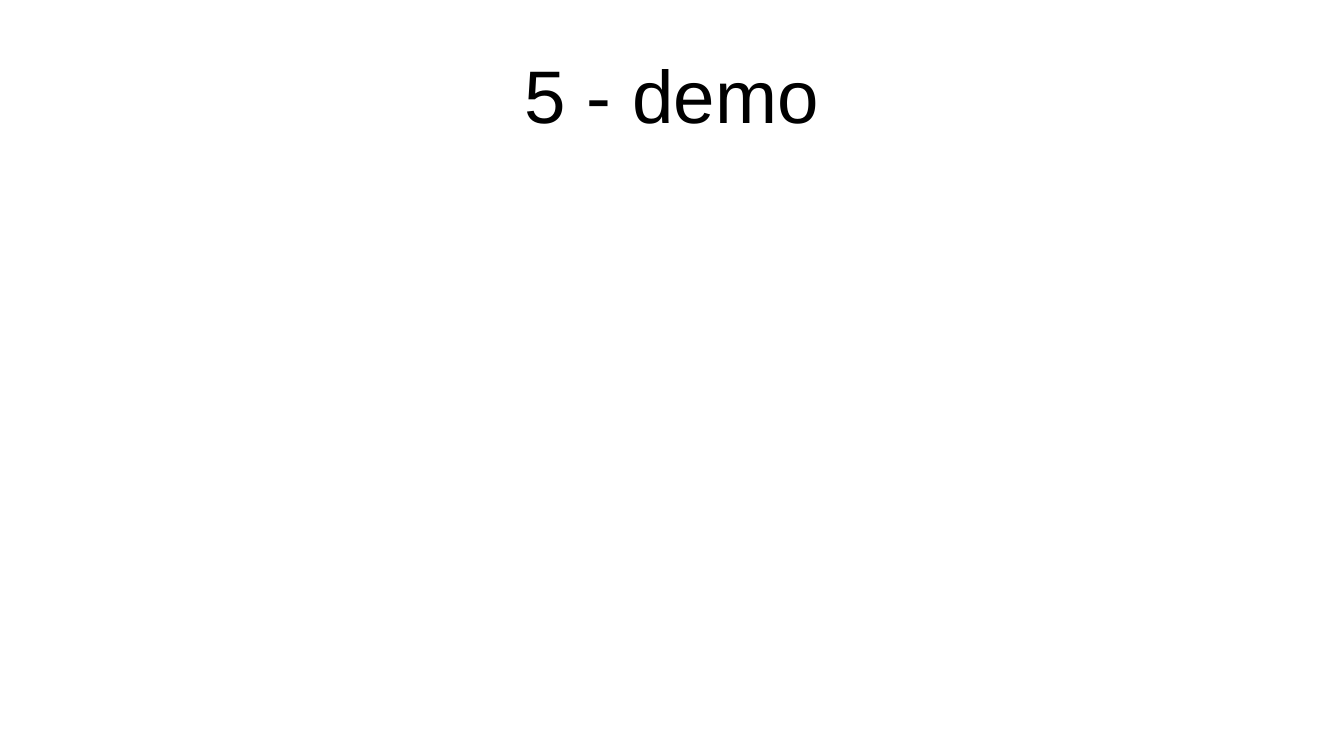
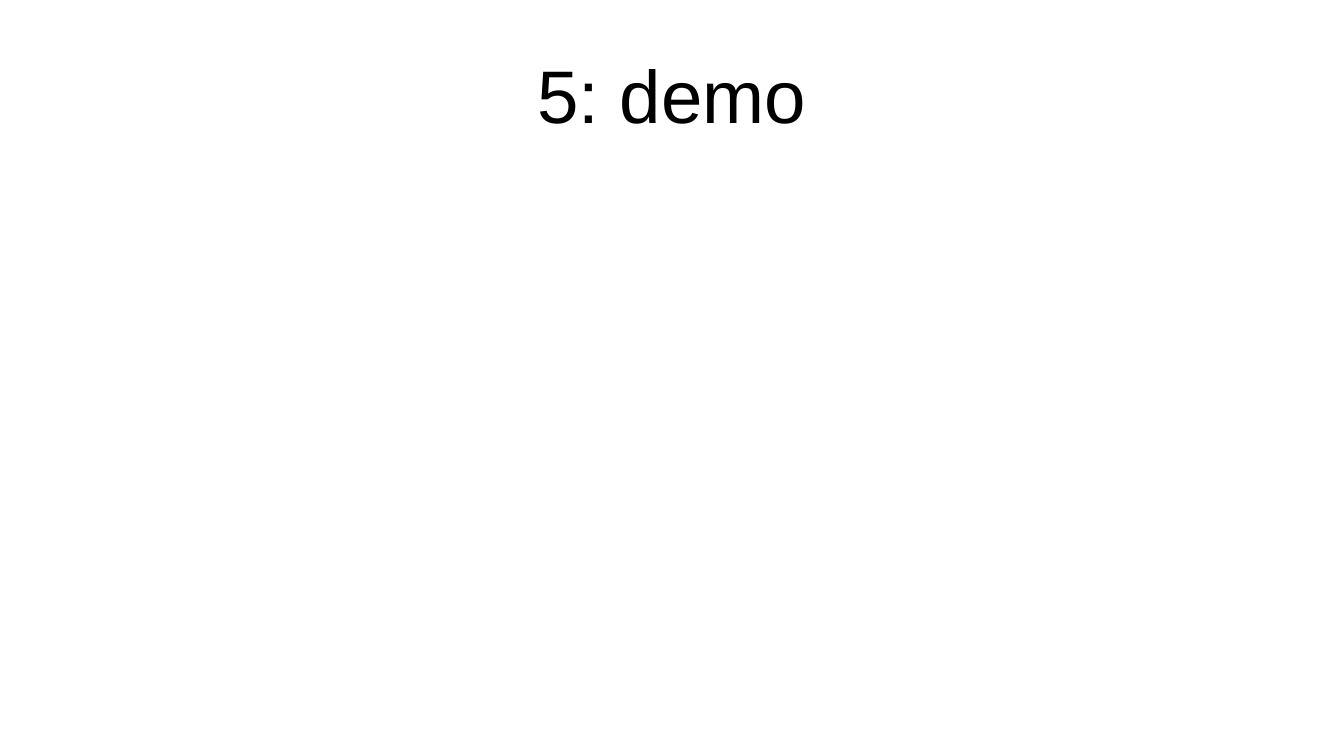
Before and after one commit to franciscod/core, a slide deck: slide 7 of core.odp (slide 11 before the commit). Drawn at 1344x756 pixels with LibreOffice and Linux fonts; fonts in the diff are those of the drawing. Boxes give left, top, right and bottom in pixels: in the first picture for what was removed or moved away, otherwise in the second. Text is boxed around its words. In the diff, an @@ line names an element or a change of style, - is before the commit and + after.

```diff
--- a/core.odp
+++ b/core.odp
@@ title at (537, 69, 806, 124): text changed @@
-5 - demo
+5: demo
```
Also in this commit, not shown: 7 other slides changed, 5 slides removed, 1 other file.
